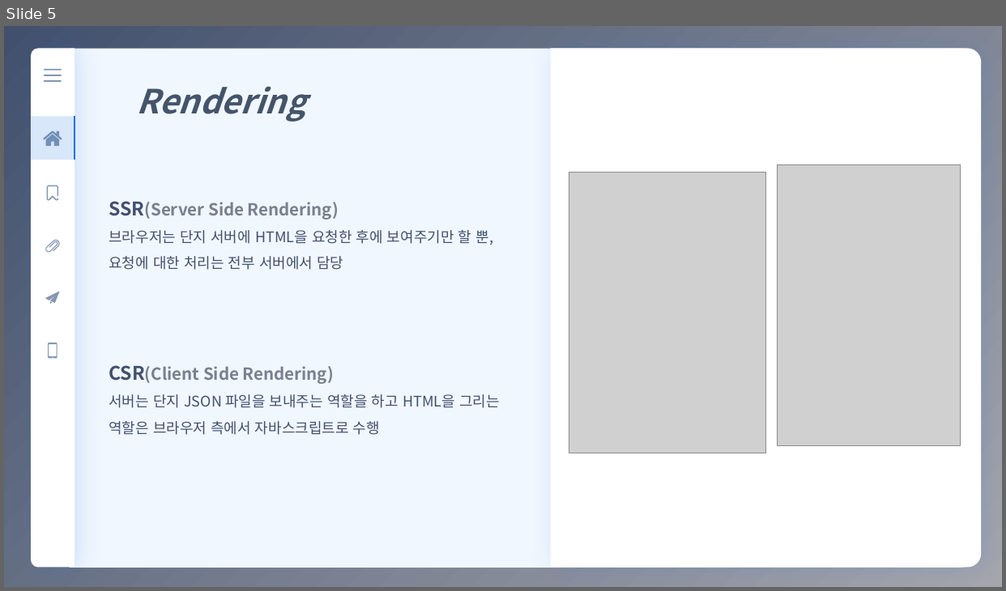
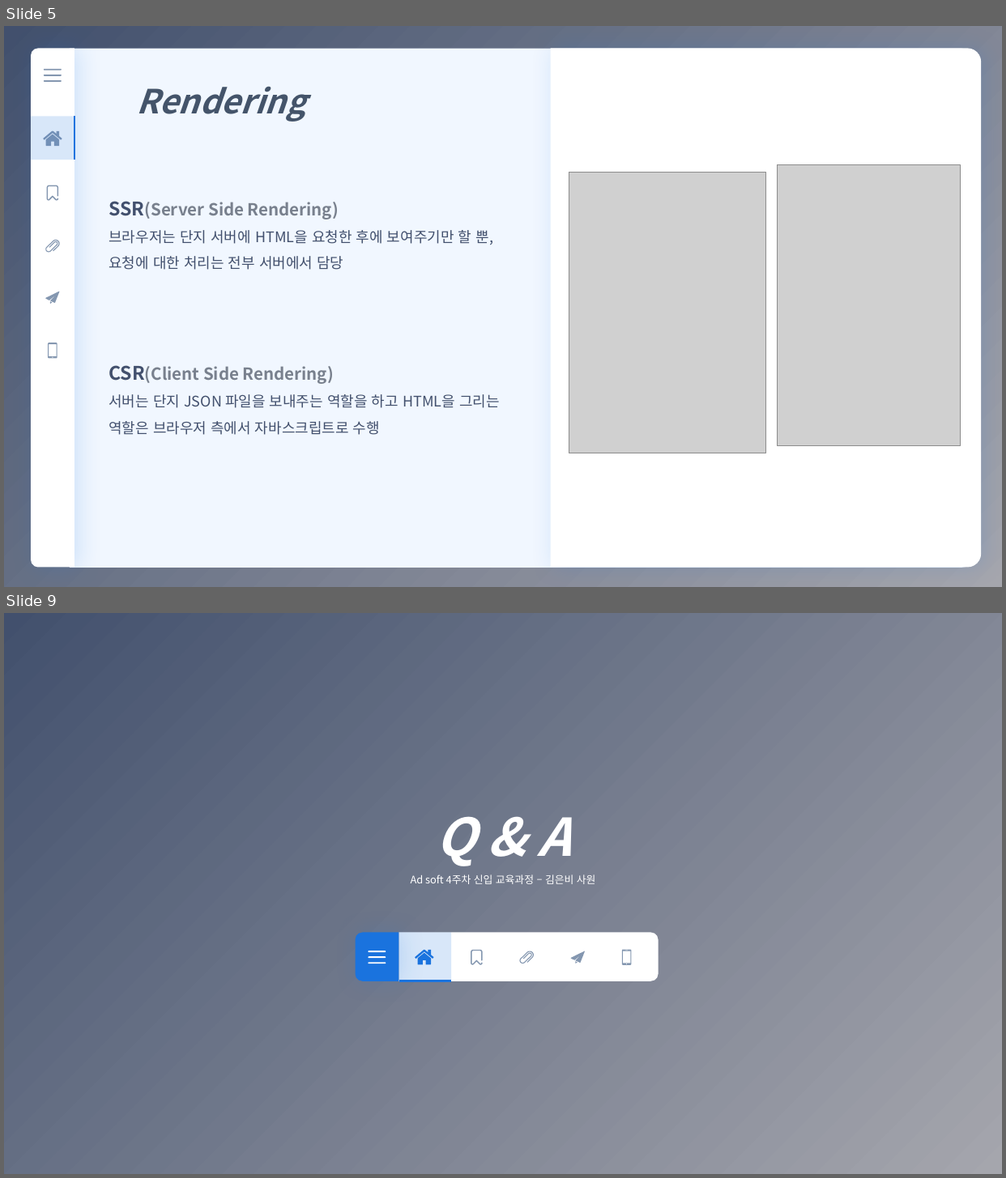
Before and after one commit to eunbee-kim/dmsql1471, a slide deck: 교육/4주차_MVC_SPA_PWA.pptx. Shown one above the other, each under a label of ours: slide 5 before the commit, slides 5 and 9 after it; the slides between them are not shown. The pictures are 1006x591 and 1006x1178 pixels, drawn with LibreOffice and Linux fonts; fonts in the diff are those of the drawing; grey boxes stand for pictures. Boxes give left, top, right and bottom in pixels: in the first picture for what was removed or moved away, otherwise in the second. Text is boxed around its words. In the diff, an @@ line names an element or a change of style, - is before the commit and + after.

```diff
--- a/교육/4주차_MVC_SPA_PWA.pptx
+++ b/교육/4주차_MVC_SPA_PWA.pptx
@@ slide 9 added at (4,613,1002,1174), background gradient #42506D to #A5A6AD @@
@@ text added at (411,816,596,884), 10 pt, text #FFFFFF @@
+Q & A
+Ad soft 4주차 신입 교육과정 – 김은비 사원
@@ round same rect added at (356,932,399,981), fill #1A73DE @@
@@ rounded rectangle added at (368,952,386,953), fill #FFFFFF @@
@@ round same rect added at (398,933,658,982), fill #FFFFFF @@
@@ table added at (399,933,452,982), 1 rows, 1 columns @@
+
@@ freeform shape added at (415,950,434,959), fill #1A73DE @@
@@ freeform shape added at (471,950,483,965), fill #8497B0 @@
@@ freeform shape added at (520,952,534,964), fill #8497B0 @@
@@ freeform shape added at (571,952,585,964), fill #8497B0 @@
@@ freeform shape added at (622,950,632,965), fill #8497B0 @@
@@ rounded rectangle added at (368,956,386,958), fill #FFFFFF @@
@@ rounded rectangle added at (368,963,386,964), fill #FFFFFF @@
@@ freeform shape added at (418,953,432,965), fill #1A73DE @@
```
Also in this commit, not shown: 3 slides changed, 2 other slides added, 2 slides removed.
